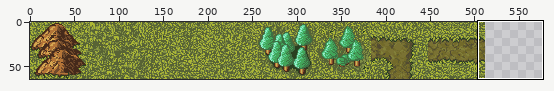
Sprite sheet: sprites/grasstile5-Sheet1.png. Above, an overview of the earlier version with the close-up marked.
Close-up. Before the edit:
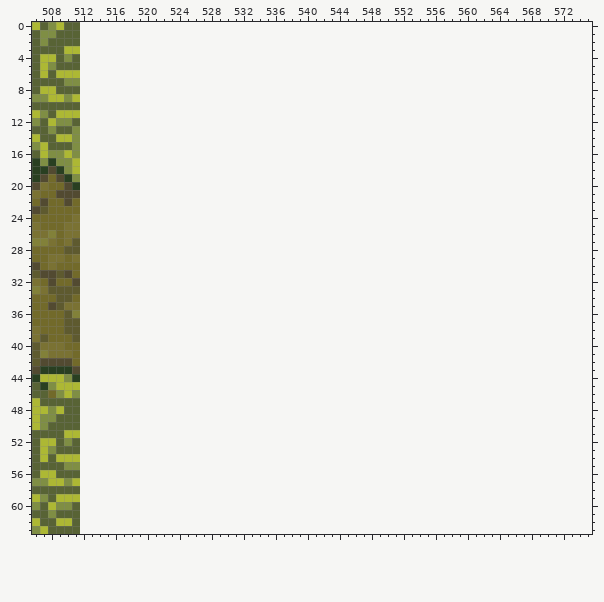
The file is 512x64 pixels. Shown: x 506..575, y 0..63. The old version is drawn lined up with the new one, on the new canvas.
After:
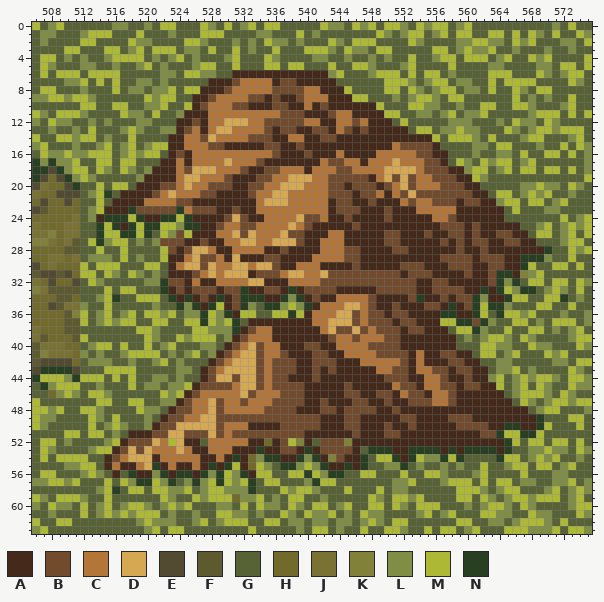
Palette (. is transparent): A #452a1b  B #724b2c  C #b47538  D #d6a851  E #524a31  F #5e5a2f  G #586335  H #726a2a  J #7a7233  K #828139  L #7f8e44  M #adb834  N #293f21
Diff:
canvas 512x64 -> 576x64
Changed rows in their new state; - is an unchanged pixel.
first column x 512:
 0 GGGGLLGGLGMMGGGMLGMGLMGMMGGGGGMLLGMLMGMMLGMLMMGLMGGGGGGGGGGLGMGG
 1 LMMMGGGMGGGLGGGMMMGGGGLLGGGMGLGGGGGGGMLGLMMGLMGMMGGMMGMGMLGMGGML
 2 MMGGGGMLLGGGGMMLGGGLGLGMLLGLGGGMLGMMMGGGGMLGGGGLLMMLLGMLMGGGLLGM
 3 GGGMMGLMGMMMGLLGMGGMGLGGMGGGMMMLGMLLGMMGGGGGMMGLMLLMGGLGGGLGGLGG
 4 LGGLMMMMGLGLMGLGGGLMGGGMLGGGGLLGGLGGLGLGGMGGLMMGMMMGLMGGMLMGGGGM
 5 LLGGLGGLMGLGGGLMMGGMGGGMMGMMGGGMGGMMLGGGLMGGGGMGGGGLLGGGGLLGMMGM
 6 GMMMMGGGGGLLGMMLLGGAAAAAAAAAAAALMGGGLMMMGMGMMGLGGGGMMMGGGMLGLMMG
 7 MGMGMGGLLGLGGGGGAAABCCCCABBAAAAAGGGGGGMMMLGLMMGLLGGMGMMMMGGGGMLG
 8 LGGGMGLLGLLMGMMAAABCCCCCBBBBCCAAAMGGGGMMGMLGLMMGLLGMGGMLGMMGGGGG
 9 MLGGGGGGMLMMGGAABCCCCBBABAABCCCAAAMMGGGLGLMMLGMMGGGGGGMGLGLGGMGG
10 MMGGMMGGLLMGGMABCCCBBAAABBAACABAAAAAAMGGGMMLLGGLGGMMGGMMLGGGLMGG
11 LGGGGMLLGMGGLAAACCCCCCCCCBBBAAABCCAAAAMMGGLLGLMGLLMGGGGGLMMMGMGM
12 GLGLGGGLLGGGAABACCDDDCCBBBBBCCAACCBCAAAGMGGGGGLLLGGGLGMLLGMLGGGG
13 GMGGGLMLGGLLABCACDDCCCCBABBAABBACBABAAAAAGMMGLLMLLGGGMLGLMMLMMMG
14 MMGLGGMGGGGAACCBDCCCCBBBAACCAABBAAAAAAAAAAAAMGMMMLGMGGGLMMGGGLMG
15 GGLMGLMGLMMAACCCBBAAAAABBAABAAAAAAAAAAACBBBBAGGGGLLGMMGGGLGGMGML
16 LMMMGLMLMMGABACCCCCCCCCCBAAABAAACAAAACCCCCBBAAGGGLGGLLGMGGMMGMGL
17 GGMMGMMGGGAACACCCCDCCCBAAAAAAACBBCCACCCDCCCBBAGMLGMLMMGLMGGGGGGL
18 MGMLGMLGLAAACBDDDCCCBAABBCCCACCCBBCCCCDDDDCBBBAALMMGLMGMMGMMGMGL
19 MLGGGGGLAAAACDDCCCBAAABBCCDDDCCBBBBBACDBDBCCBBBAAMLGGGGGGGGGGGGM
20 GGMGMMGAAABBCDCCBBBAABBCCDDDCCCBBABBBABCDBCCCBBBAAGGGGGLLMLLGMLG
21 GLMNGAAAABCDCCCBBAAAABCCDDCCCCCBBBABBCACBDBBBBBBBAAGMMGLMLMGGLGG
22 GGMGAAAACCCCBBAAAAAAAACDDDCCCCCABBAABAAACBCCBBBABBAALMMGMMGLMGGG
23 GLMAAANBBBBBNCBBBAABAACCCCCCCCCABBBAAABAAACCCCCAAAAAAGMGGGLLGGGG
24 GLANNNMNAANNMNAAAABDBAACCCCDBBCAABAAAABAAAAACCBAAAAAAGGGGGGGMGLM
25 GGNMNANMNNMMLNNAABCCBBCCCCDCBAAAAABAAAAAAAAAABBBABAAAAAGGLMGLMLM
26 GGNMMNNMNGMLBMAAACCDBDCCCDBBAAACCAAAAABBAAABAABBABAABBAAGMMGLMGM
27 GMNLMMGLGLBBBAABAACCDDCCDDDBAACCCAAAAABBAAAAABABABBAABBAAGGGLMMG
28 GGMGGMGGGGMBABDDCAACCCCAABAAAACCCBBAAAABBAAAAAABAABAAAAAAANGGMLM
29 GLLLGMGLGGMAACDBBCADAAABBAAAACCCCBBAAAAAAAAAABBBBABBBAANNNLGGMGG
30 MGMMMGGGMMGACDDBDCCDDCDDBAACCCAAAABAAAAABBBAAABBBAABBAANMGGMMGMG
31 MMGMLGMLGLGAAABCDCDDDABBBCDDCCDBBBBBBBBBABBBAAAABAABNNAKLMGGGGGG
32 GMLGGGGGLLNBBACAACCCCDDAAACCCCBBBBBBBBBBBBAABBAAAAABNLNGMMGMMGML
33 GGGMGMMGGGNABABBBABBNAABBANABBBBAAAAABBBBBAABBBBAANANMLNNGLMLGMG
34 GGLMNGGMMMGNANABANABNNNAANLNABAACCCCBAAAABNAABABBNLAANMMGGMMNGLG
35 LGGMGGGGGLGGNLNANMABNLGNNLMLNACCCDDCBAABAAABBANABNMNNLGGGMMGGMGG
36 MGLMGLMGMMLMGLLNMLNAMMGGMMNMACCCDDBCBBABBAAAANNAANMGNMMLMGGGLGGL
37 MGLMLMMGGMMGGMMNMLMNGAAAAAAAACCDDDBCBBBABBAAAMMNNBNLGGMMGLGMMMGL
38 GGGGGGGMMLGGGGMMLLLNABCCAAAAAACDBBDBCBBBABBAAAGMMNLGGMGGMMGLGLMG
39 MGGGGGGGMLGGMLMMMGLABCCCAAAAAAABCCBCCCBBAAAAAAAGLGLMMLGMLGGGGLMM
40 GLMMGMGGMGLMGGGLLGABCDBCCAAABBAACCCCBBBBAAAAAAAGGGMMLLGGMLLGGGML
41 LGLGGLMMMMGLGLMGLABCDDBCCBAAABBAACCCCBBBBACAABBAAGMMGLMGGGMLMGGG
42 GLLLGGLGGLMGLGGGABCDDDBCBBBAABBBAAACCCCCBACAAABBAAGGLLGGGGGLLGMM
43 GGGMMMMGGGGGLLGABCDDDDBCBBBAABABAAAAACCBBACCBBABBAAGLLMGLGGGGMLG
44 MMMGMGMGGLLGLGGABDDBDDBCBBAAABAAAAAAAABBBAACCBAABAALMGLMLMMLGMML
45 GGLGGGMGLLGLLMABBBBCDDBCBBBBAAAAABAAAAACBBACCBBABBAAMGLMGMLGGMLL
46 GMMLGGGGGGMLMABCCCCCDBCCCBBBAAAAABBAABBACBBACCBAAAAAAGLMMMLGMLGG
47 GGMMGGMMGGLLABCCDBCCBCCCBBBBAABAAABBAABAABBBCCBAAAAAAAGMLGLMMLMM
48 MMLGGGGMLLGABBCCDBCCCCCBBBBAAABBABBBBAABAAAAAAAAAAAAAAAAGLMMGGGL
49 GMLGMGGGLGABBCCDDBBBBBBBBBBBBBAAABBAAAAABBAAAABBBAAAAAAAANGGGMMG
50 GMGLMLGGLABBDDDDDBCCCAAAABBBBBAAABBAAABAABAAAAABBBBAANNAANMGGGMG
51 GMMGLGAAABBDDBBBDBCBBBBBBBBBAAAAAABAAABBAAAAAAAAAABBNMMNNMGGGGGG
52 GGGLMABBBDCMDAAGCCCCCAAHABMKAGBBBKAAAAAAAAAAAAAAAAAAANMGMMGMMGMG
53 GLMMABDBDCCCDCAACCCAAANAABBANABBBBAGNNNAANNNNANANNNNANGGLLMLLGML
54 MGGABCDDDACCCCCAACANAHLNNAANLNAKBAANGMMNANMLLNMNGGGGNMMGLMLMGGLG
55 MMGACAACDNACAACANANMAHMLGNNLMLNAANANGGLLNGLGGLGLGGMGGLMMGMMGLMGG
56 LMLGAGNAALNANNANLNMLNAMMGGMMNMLNNGGMMGGGMGGMMLGGGLMGGGGMGGGLLGGG
57 GGGMGMLNNMLNGLNLMNMLMNGMMGGGLNMMGGGGGGGLLMGGGLMMMGMGMMGLLGGLLMGL
58 GGLMNGMMGMMLLMGLMMLLLNGGGMLMMLGGGMGGGMGLLGGGGGGMMMLGLMMGGGLMGLML
59 LGGMGGGGGGMLGGMLMMMHLLMGLGMMGGLGGGGGMLGMMLMGGGGMMGMLGLMMLMMMGLMG
60 MGLMGLMMLGLMLMGGGLLGMGMLLGMLGMMGLMGGMMGMLGMMMGGGLGLMMLGMLGGGGLMM
61 MGLMLMLMMMGLGGLGGMMLLGLGGMLGMLLMGLGMLLGGGGLMGLMGGGMMLLGGMLLGGGML
62 GGGGGGGLMLLLGGLMGLMMMGGMMGLLGLLGLLGLMLGMMGGGGGGMMGGLLGLMMMLGMGGG
63 GGGGGGGGLMGMMGGGGGGGGMGGGGGLGMMGLGGMGGMMLGGMGMMGLMGGGMMMLLLMGMML
Where, in picture pixels (left, top, right, bottom), the same in both close-ups:
added: (80, 22, 592, 534)
